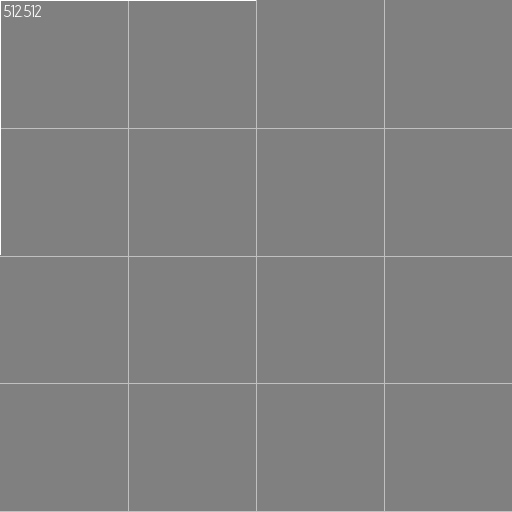
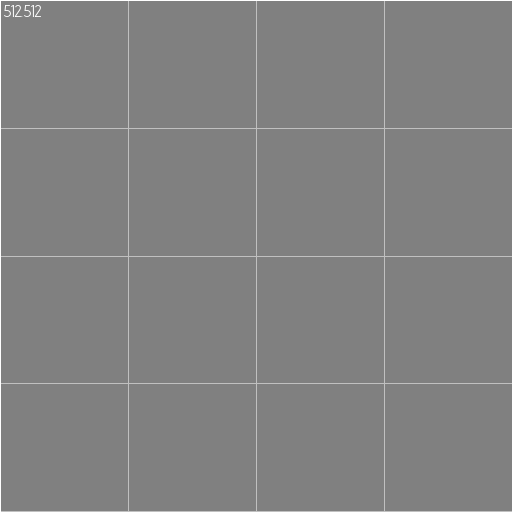
Layer changes from the first (512, 512) image to the second:
painted on "Layer" over box(0, 0, 512, 512)
